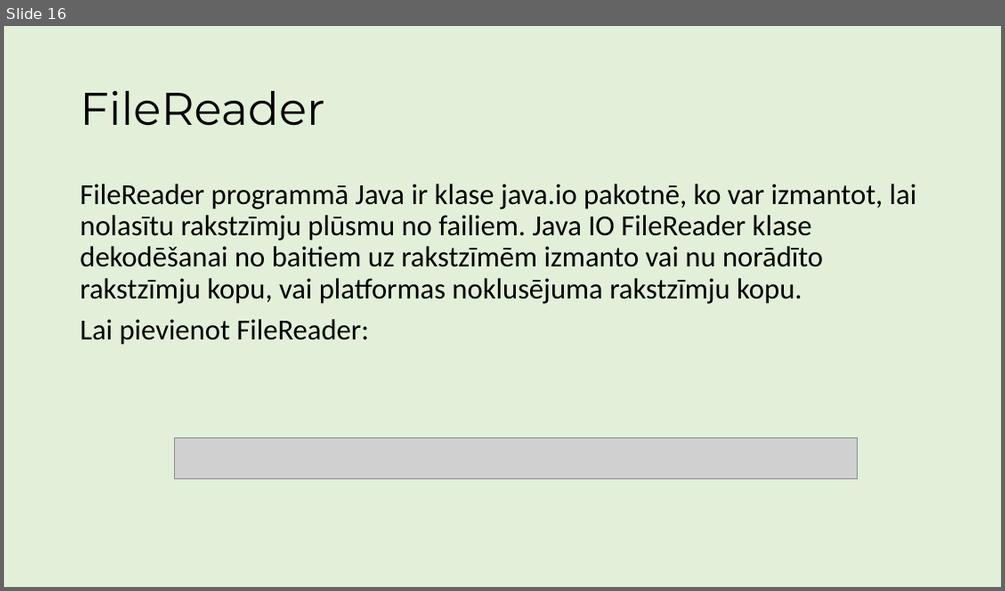
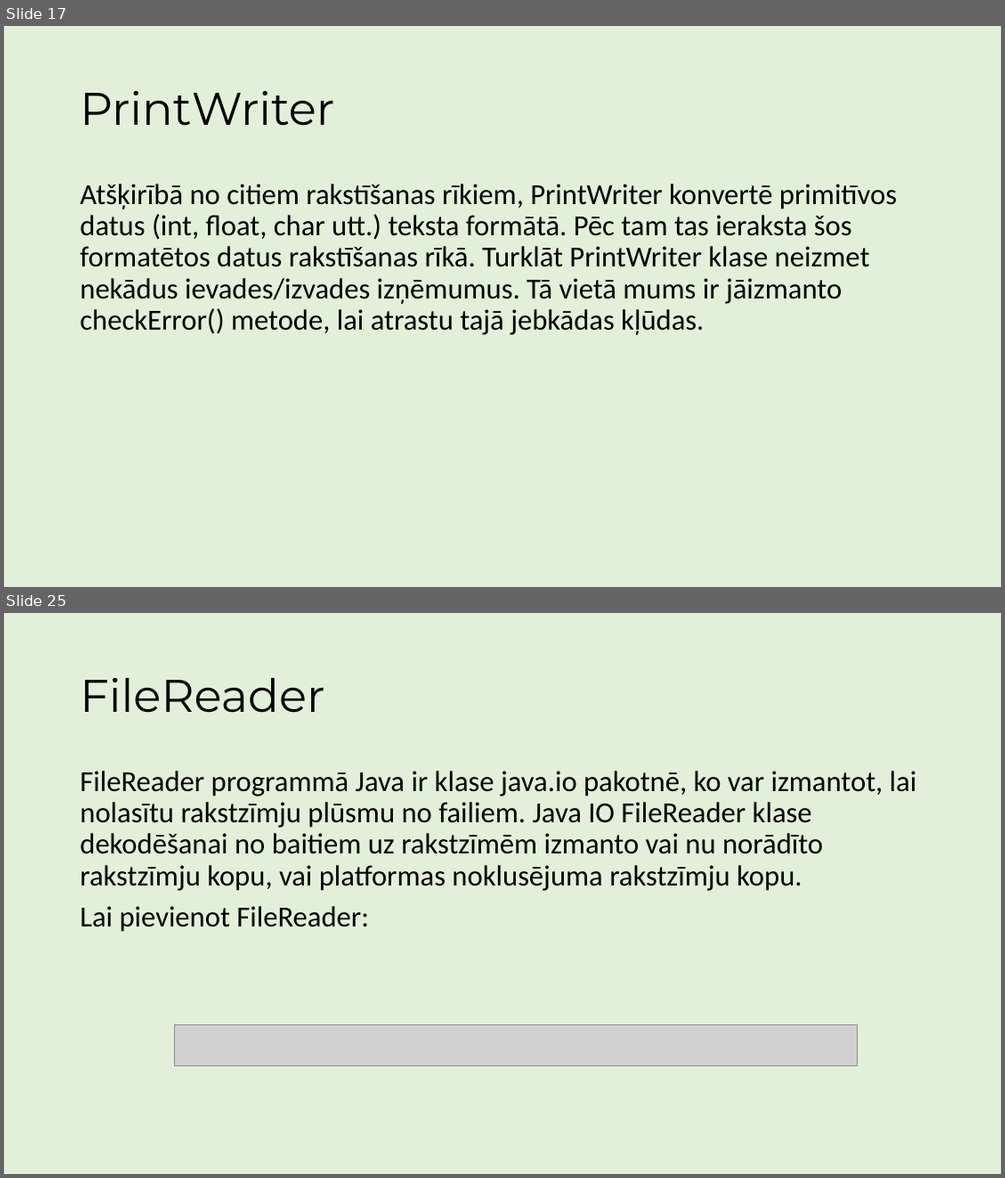
Before and after one commit to ricciss/TekstaDatnes, a slide deck: MacibuMaterials.pptx. Shown one above the other, each under a label of ours: slide 16 before the commit, slides 17 and 25 after it; the slides between them are not shown. The pictures are 1005x591 and 1005x1178 pixels, drawn with LibreOffice and Linux fonts; fonts in the diff are those of the drawing; grey boxes stand for pictures. Boxes give left, top, right and bottom in pixels: in the first picture for what was removed or moved away, otherwise in the second. Text is boxed around its words. In the diff, an @@ line names an element or a change of style, - is before the commit and + after.

Commit message:
Pievienota informācija par PrintWriter

```diff
--- a/MacibuMaterials.pptx
+++ b/MacibuMaterials.pptx
@@ slide 17 added at (4,26,1001,587), background #E2F0D9 @@
@@ title added at (80,91,334,126), 44 pt, text #000000 @@
+PrintWriter
@@ text added at (80,184,897,335), 28 pt, text #000000 @@
+Atšķirībā no citiem rakstīšanas rīkiem, PrintWriter konvertē primitīvos datus (int, float, char utt.) teksta formātā. Pēc tam tas ieraksta šos formatētos datus rakstīšanas rīkā. Turklāt PrintWriter klase neizmet nekādus ievades/izvades izņēmumus. Tā vietā mums ir jāizmanto checkError() metode, lai atrastu tajā jebkādas kļūdas.
@@ what was slide 16 is now slide 25 @@
```
Also in this commit, not shown: 3 slides changed, 8 other slides added, 1 other file.
